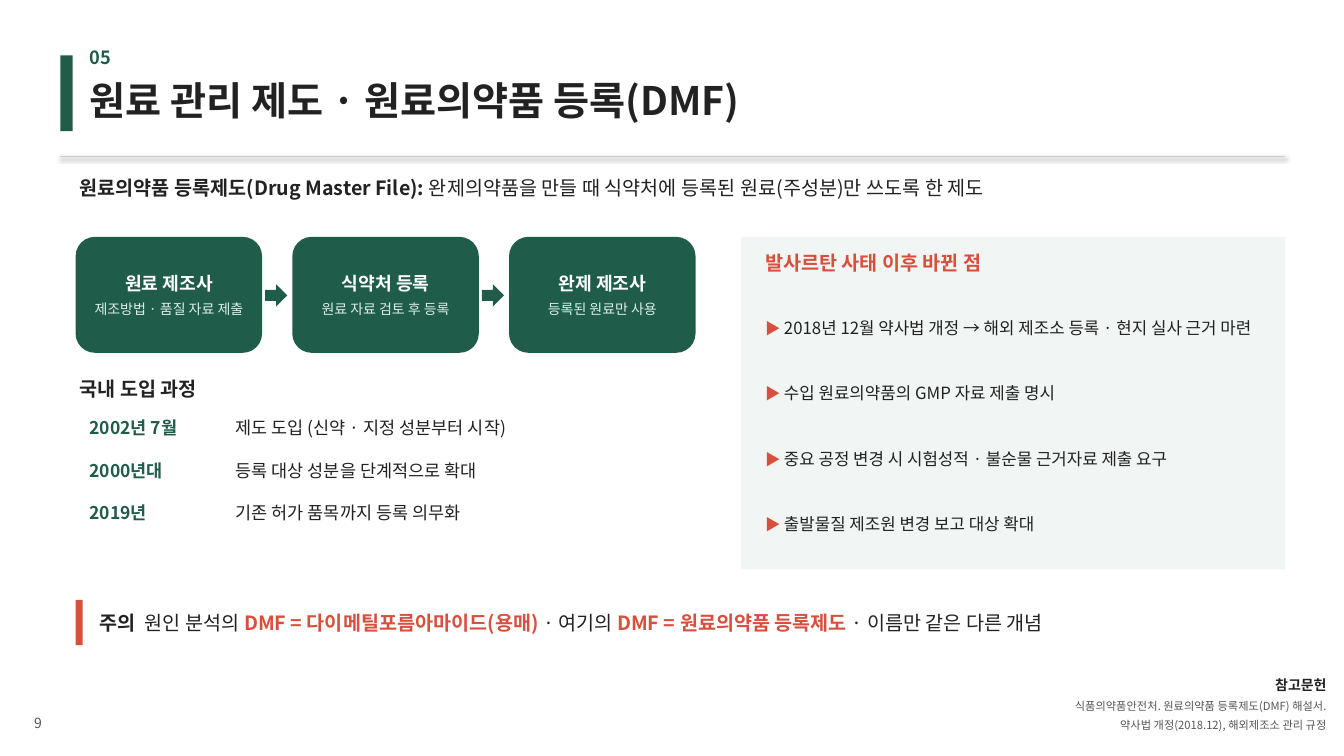
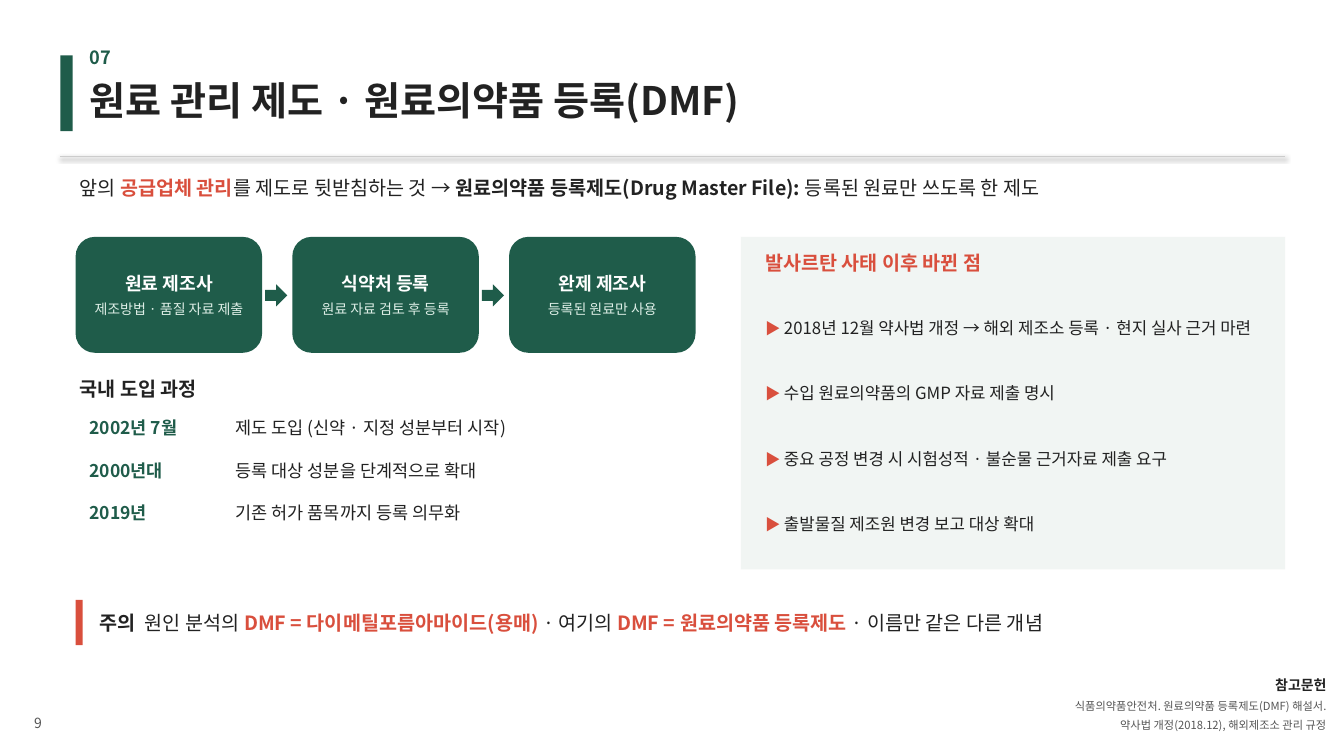
Before and after one commit to wlwl991123-prog/webtoon-app, a slide deck: slide 9 of GMP_발사르탄.pptx. Drawn at 1344x756 pixels with LibreOffice and Linux fonts; fonts in the diff are those of the drawing. Boxes give left, top, right and bottom in pixels: in the first picture for what was removed or moved away, otherwise in the second. Text is boxed around its words. In the diff, an @@ line names an element or a change of style, - is before the commit and + after.

```diff
--- a/GMP_발사르탄.pptx
+++ b/GMP_발사르탄.pptx
@@ text at (90, 50, 111, 65): text changed @@
-05
+07
@@ text at (80, 178, 1039, 200): text changed; bold on @@
-원료의약품 등록제도(Drug Master File): 완제의약품을 만들 때 식약처에 등록된 원료(주성분)만 쓰도록 한 제도
+앞의 공급업체 관리를 제도로 뒷받침하는 것 → 원료의약품 등록제도(Drug Master File): 등록된 원료만 쓰도록 한 제도
```
Also in this commit, not shown: 5 other slides changed, 1 other file.
